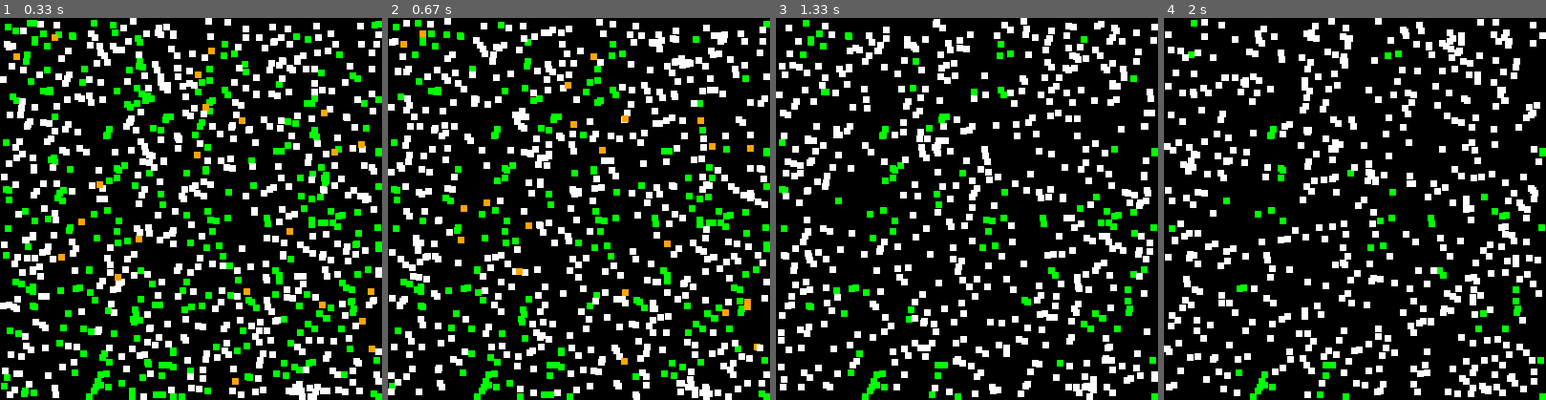
Above: before the commit, frames 1-4 (left to right).
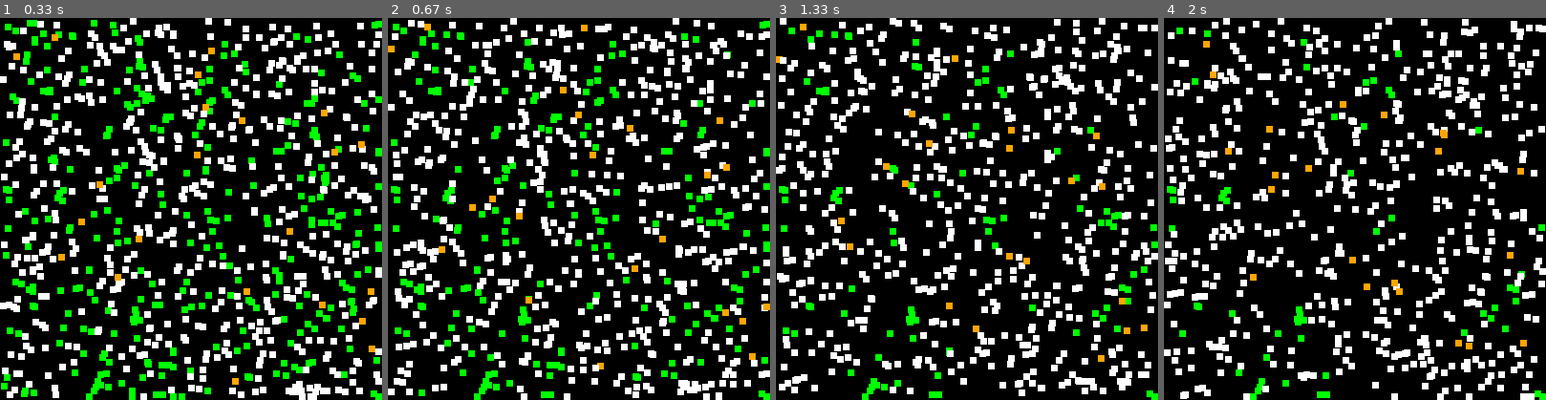
Above: after the commit, the same moments.

Repository: RAVIA33/Projet_algo
Game: pygame game, started from projet/main.py
The game is run twice, just before and just after one commit, with the same random seed, the same clock (stepped at 60 frames per second) and the same inputs.
Inputs:
- Up to frame 1 (0.33 s): no input
- Up to frame 2 (0.67 s): no input
- Up to frame 3 (1.33 s): no input
- Up to frame 4 (2 s): no input

Frame 1 is identical in both runs. In frame 2, 22% of the frame differs, in the area x 0-100%, y 0-100%; in frame 3, 26%; in frame 4, 27%.

Commit message:
renard meurt après 5 cycles

Diff:
--- a/projet/etres_vivants.py
+++ b/projet/etres_vivants.py
@@ -78,11 +78,11 @@
 class Lapin(Animal):
     valeur_nutritive : int
     energie_initiale= 10
-    def __init__(self, energie_initiale=energie_initiale, energie_maximale=20, age_maximal=5, reproduction=(1, 3), cout_reproduction=2):
+    def __init__(self, energie_initiale=energie_initiale, energie_maximale=20, age_maximal=3, reproduction=(1, 3), cout_reproduction=2):
         super().__init__(
             energie_initiale=energie_initiale,
             energie_maximale=20,
-            age_maximal=5,
+            age_maximal=3,
             reproduction=(1, 3),
             cout_reproduction= 2)
         self.valeur_nutritive = 16
@@ -94,11 +94,11 @@
 
 class Renard(Animal) :
     energie_initiale=25
-    def __init__(self, energie_initiale=energie_initiale, energie_maximale=50, age_maximal=3, reproduction=(1, 2), cout_reproduction=4):
+    def __init__(self, energie_initiale=energie_initiale, energie_maximale=50, age_maximal=5, reproduction=(1, 2), cout_reproduction=4):
         super().__init__(
             energie_initiale=energie_initiale,
             energie_maximale= 50,
-            age_maximal=3,
+            age_maximal=5,
             reproduction = (1,2),
             cout_reproduction= 4)
 
--- a/projet/main.py
+++ b/projet/main.py
@@ -131,7 +131,7 @@
 
 
     def update(self):
-        if self._tick_number % 10 == 0 :
+        if self._tick_number % 24 == 0 :
             if type(self._actor.type)  == Plante :
                 self._actor._speed = pygame.Vector2(0,0)
 
@@ -141,7 +141,8 @@
                     self._actor.type.energie -= 1
 
                 # Vérifie si le lapin a atteint son âge maximal en cycles
-                if self._actor.type.age >= self._actor.type.age_maximal * 10:  # 3 cycles = 30 étapes pour le lapin
+
+                if self._actor.type.age >= self._actor.type.age_maximal * 12 * 24:  # 3 cycles = 3 fois 24 étapes pour le lapin
                     #print("Le lapin est mort après", self._actor.type.age_maximal, "cycles")
                     self._actor.type.vivant = False  # Le lapin meurt
                     self.kill()  # Supprime le sprite du lapin
@@ -156,8 +157,8 @@
                     self._actor.type.energie -= 1
 
                     # Vérifie si le renard a atteint son âge maximal en cycles
-                if self._actor.type.age >= self._actor.type.age_maximal * 10:  # 5 cycles = 50 étapes pour le renard
-                    #print("Le renard est mort après", self._actor.type.age_maximal, "cycles")
+                if self._actor.type.age >= self._actor.type.age_maximal * 12 * 24:  # 5 cycles = 5 fois 24 étapes pour le renard
+                    print("Le renard est mort après", self._actor.type.age_maximal, "cycles")
                     self._actor.type.vivant = False  # Le renard meurt
                     self.kill()  # Supprime le sprite du renard
                     return
@@ -195,9 +196,9 @@
 
          #configuration des cycles et étapes
         self.__fps = FPS  #image par seconde
-        self.__steps_per_cycle = 10  #nbr d'étapes par cycle
+        self.__steps_per_cycle = 12  #nbr d'étapes par cycle
         self.__current_frame = 0  #compte les frames dans l'étape
-        self.__current_step = 0  #compte les étapes dans le cycle
+        self.__current_step = 1  #compte les étapes dans le cycle
         self.__cycle = 1  #compte les cycles
         self.__plants_initial = 700  #nbr de plantes au début
 
@@ -339,8 +340,10 @@
         self.__actors_sprites.draw(self.__screen)
 
     def execute(self) -> None:
+        self.afficher_resume_cycle()
         while self.__running:
             self.__clock.tick(self.__FPS)
+
 
             #gérer les événements
             for event in pygame.event.get():
@@ -354,14 +357,15 @@
             self.__current_frame += 1
             if self.__current_frame >= self.__FPS:  #étape dure 1 seconde
                 self.__current_frame = 0
+                print(self.__cycle, self.__current_step)
                 self.__current_step += 1  #on passe à létape suivante
 
                 #vérification si le cycle est terminé
-                if self.__current_step >= self.__steps_per_cycle:
+                if self.__current_step > self.__steps_per_cycle:
+                    self.__cycle += 1 #passe au cycle suivant
                     self.afficher_resume_cycle()  #affiche le résumé des cycles
                     self.renouveler_plantes()  #renouvelle les plantes
-                    self.__cycle += 1  #passe au cycle suivant
-                    self.__current_step = 0  #réinitialise les étapes
+                    self.__current_step = 1  #réinitialise les étapes
 
             #dessin de l'écran
             self.__draw_screen()
